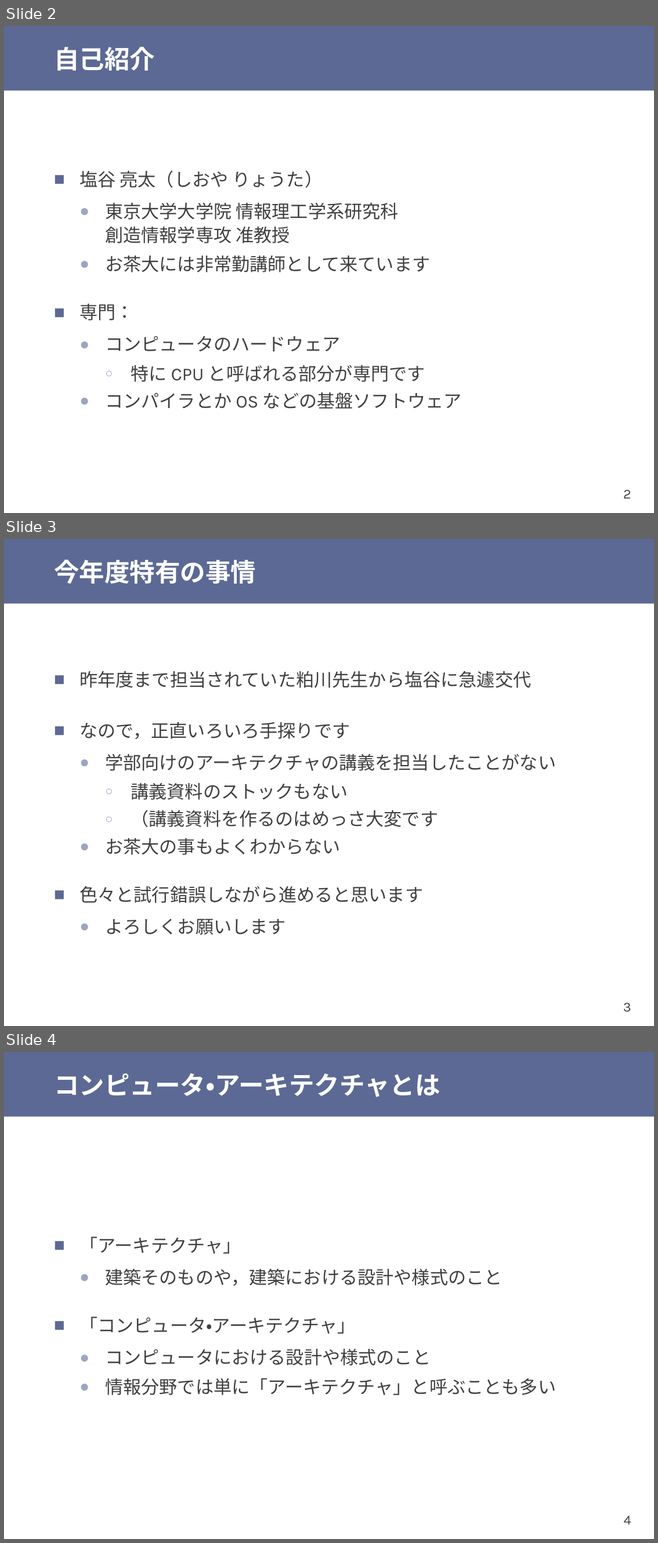
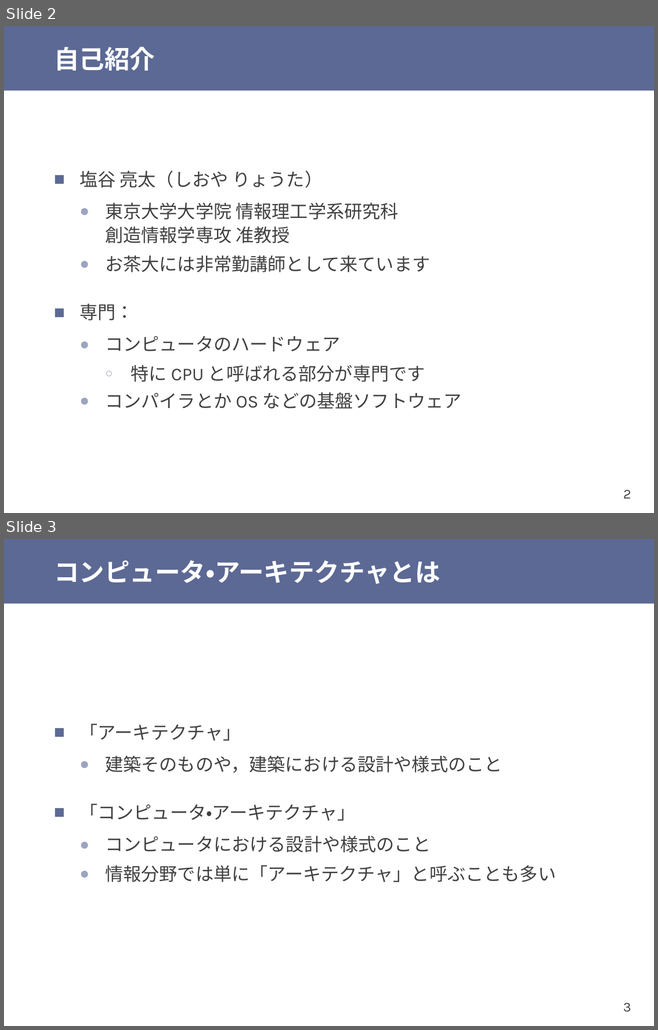
Before and after one commit to shioyadan/otya-computer-architecture-i, a slide deck: cai-shioya-01.pptx. Shown one above the other, each under a label of ours: slides 2, 3 and 4 before the commit, slides 2 and 3 after it. The pictures are 658x1543 and 658x1030 pixels, drawn with LibreOffice and Linux fonts; fonts in the diff are those of the drawing. Boxes give left, top, right and bottom in pixels: in the first picture for what was removed or moved away, otherwise in the second. Text is boxed around its words. In the diff, an @@ line names an element or a change of style, - is before the commit and + after.

```diff
--- a/cai-shioya-01.pptx
+++ b/cai-shioya-01.pptx
@@ slide 3 removed at (4, 539, 654, 1026), background #FFFFFF; not listed: 2 template elements that a slide beside it also shows @@
@@ title removed at (54, 559, 256, 584) @@
-今年度特有の事情
@@ text removed at (79, 671, 556, 935) @@
-■ 昨年度まで担当されていた粕川先生から塩谷に急遽交代
-■ なので，正直いろいろ手探りです
-  ● 学部向けのアーキテクチャの講義を担当したことがない
-    ○ 講義資料のストックもない
-    ○ （講義資料を作るのはめっさ大変です
-  ● お茶大の事もよくわからない
-■ 色々と試行錯誤しながら進めると思います
-  ● よろしくお願いします
@@ what was slide 4 is now slide 3 @@
@@ page number at (623, 1003, 631, 1012): text changed @@
-4
+3
```
Also in this commit, not shown: 5 slides changed, 2 slides added, 2 other files.
